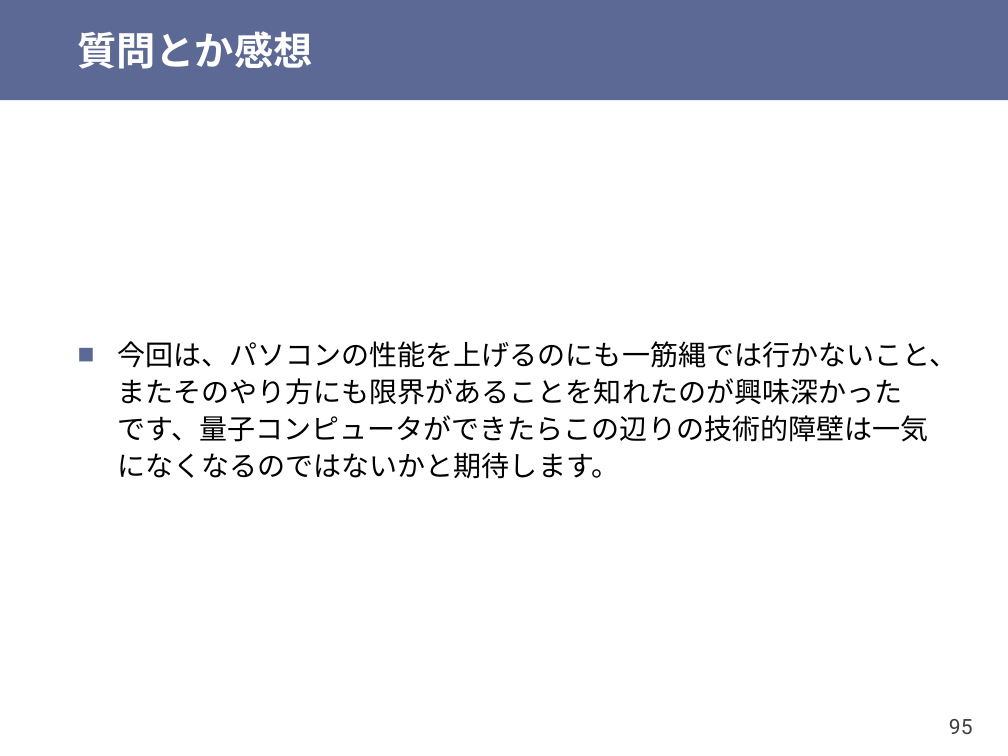
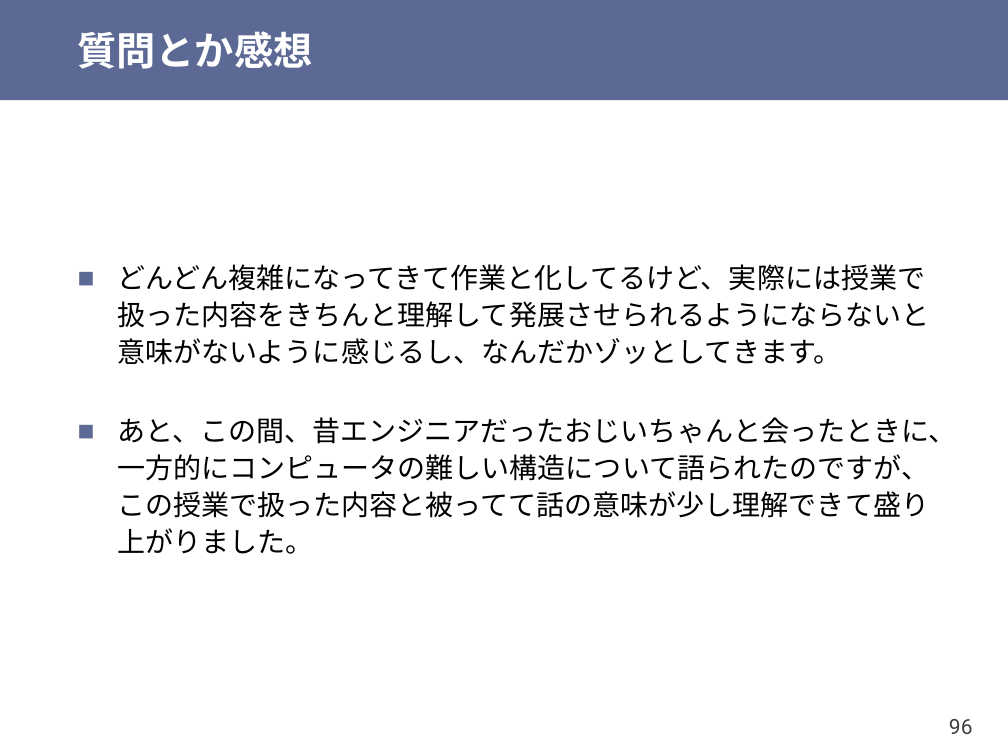
Before and after one commit to shioyadan/otya-computer-architecture-i, a slide deck: slide 96 of cai-shioya-09.pptx (slide 95 before the commit). Drawn at 1008x756 pixels with LibreOffice and Linux fonts; fonts in the diff are those of the drawing. Boxes give left, top, right and bottom in pixels: in the first picture for what was removed or moved away, otherwise in the second. Text is boxed around its words. In the diff, an @@ line names an element or a change of style, - is before the commit and + after.

```diff
--- a/cai-shioya-09.pptx
+++ b/cai-shioya-09.pptx
@@ text at (x1=117, y1=264, x2=956, y2=554): text changed @@
-■ 今回は、パソコンの性能を上げるのにも一筋縄では行かないこと、またそのやり方にも限界があることを知れたのが興味深かったです、量子コンピュータができたらこの辺りの技術的障壁は一気になくなるのではないかと期待します。
+■ どんどん複雑になってきて作業と化してるけど、実際には授業で扱った内容をきちんと理解して発展させられるようにならないと意味がないように感じるし、なんだかゾッとしてきます。
+■ あと、この間、昔エンジニアだったおじいちゃんと会ったときに、一方的にコンピュータの難しい構造について語られたのですが、この授業で扱った内容と被ってて話の意味が少し理解できて盛り上がりました。
@@ page number at (x1=949, y1=719, x2=973, y2=734): text changed @@
-95
+96
```
Also in this commit, not shown: 22 other slides changed, 1 slide added, 9 slides removed, 1 other file.
